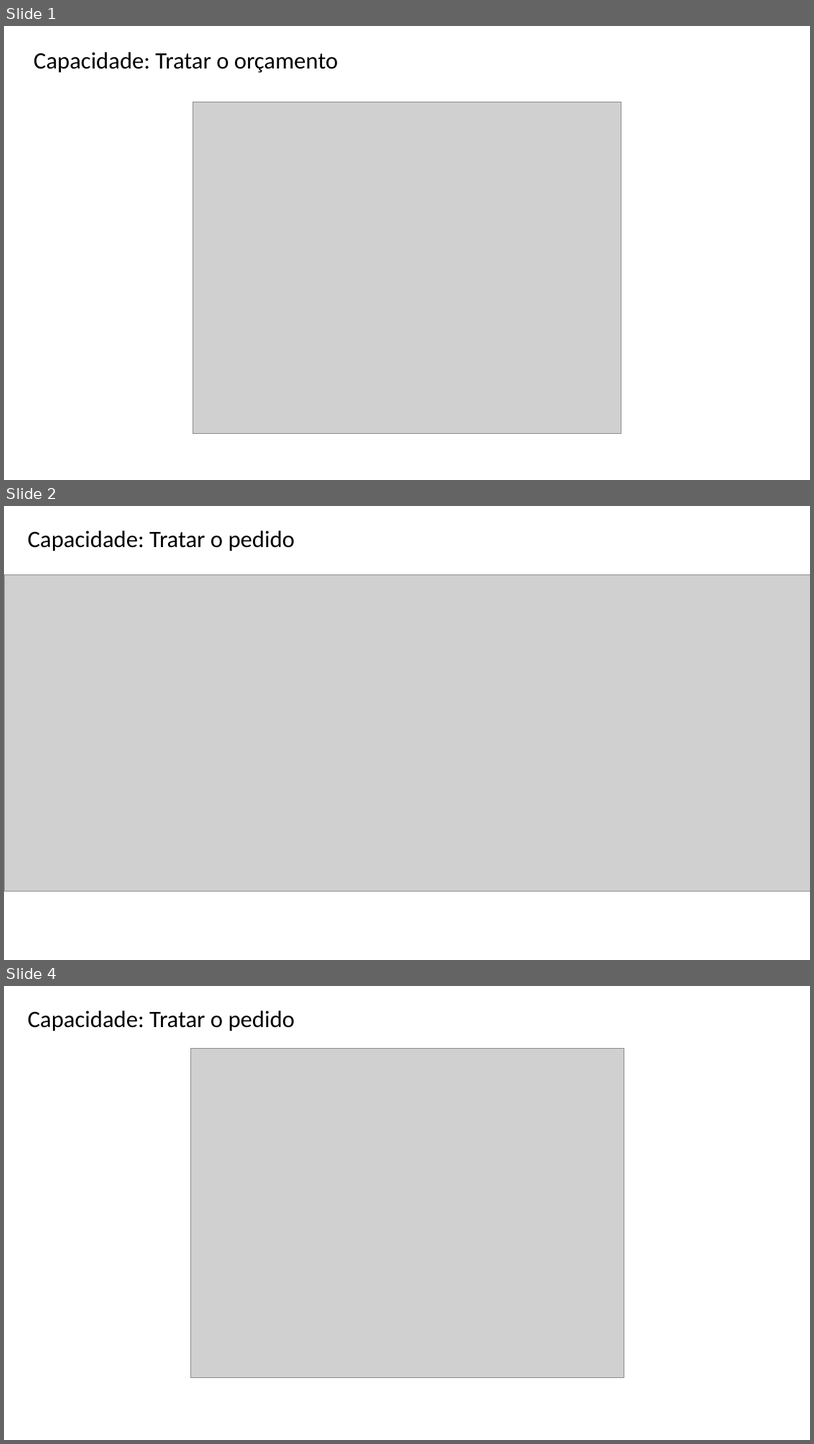
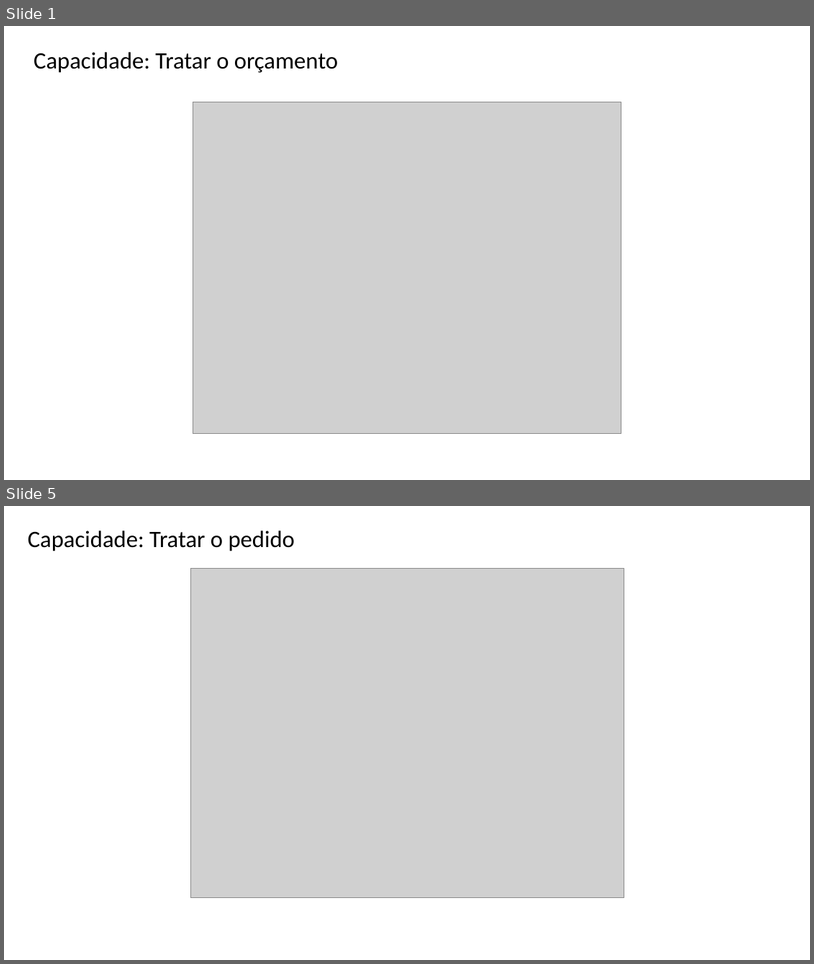
Before and after one commit to maapsystem/MaapSystem, a slide deck: artefatos/16 - DFD Essencial para cada Capacidade.pptx. Shown one above the other, each under a label of ours: slides 1, 2 and 4 before the commit, slides 1 and 5 after it; the slides between them are not shown. The pictures are 814x1444 and 814x964 pixels, drawn with LibreOffice and Linux fonts; fonts in the diff are those of the drawing; grey boxes stand for pictures. Boxes give left, top, right and bottom in pixels: in the first picture for what was removed or moved away, otherwise in the second. Text is boxed around its words. In the diff, an @@ line names an element or a change of style, - is before the commit and + after.

```diff
--- a/artefatos/16 - DFD Essencial para cada Capacidade.pptx
+++ b/artefatos/16 - DFD Essencial para cada Capacidade.pptx
@@ slide 2 removed at bbox=[4, 506, 810, 960], background #FFFFFF @@
@@ text removed at bbox=[28, 530, 295, 551] @@
-Capacidade: Tratar o pedido
@@ picture removed at bbox=[4, 575, 810, 891] @@
@@ what was slide 4 is now slide 5 @@
```
Also in this commit, not shown: 1 slide changed, 2 slides added, 3 other files.
